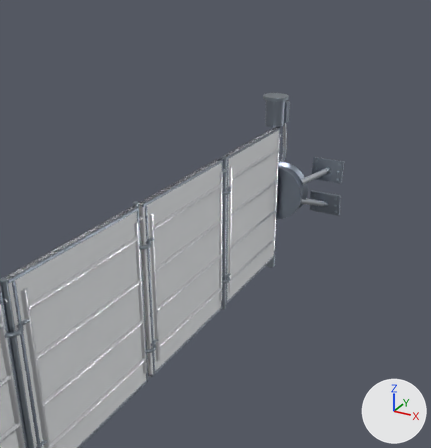
Renders of the glTF model assets-src/ship-modules/radiator-standard.glb from each side of a commit.
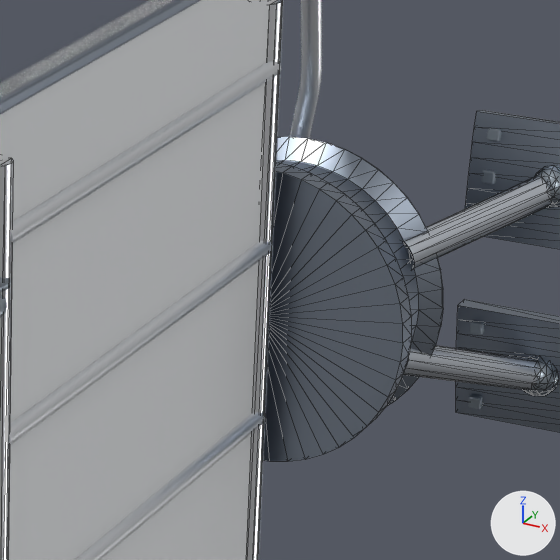
There are two pictures of each version: one whole from a camera (50 mm lens) standing at (4.81, -11.95, 4.68) and looking at (-1.09, -1.22, -0.68), one close up on the part from 53% to 76% of the width and 31% to 53% of the height. The axes (+X, +Y, +Z) are drawn at lower right. The lights are the same throughout. The first two pictures are the older version. The close-ups show mesh edges as thin lines. Where no turn or scale is listed for an object, it has been applied to the vertices. Vertices at exactly the same position are counted once.

In view in the first close-up: 'fluid_joint_feeds', 'hull_saddle:0', 'hull_saddle:1', 'mount_leg:0', 'mount_leg:1', 'mount_leg_foot:1', 'mount_pedestal', 'panel:0', 'radiator_frame:0', 'radiator_headers:0', 'radiator_pipes:0' and 4 more.
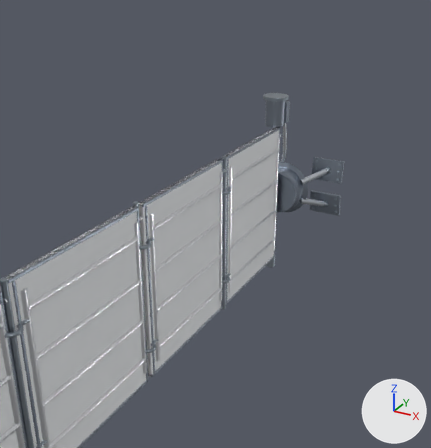
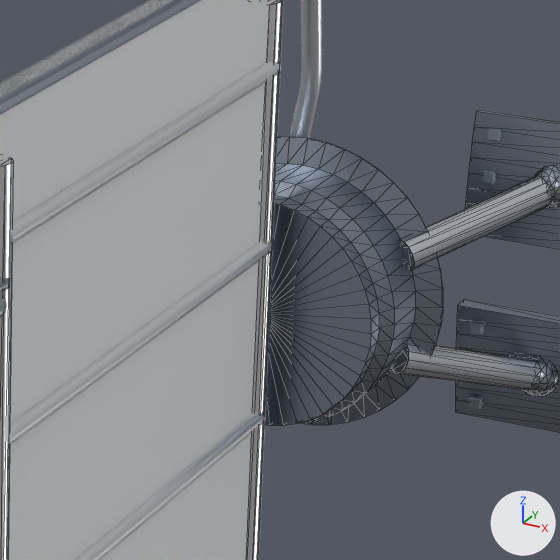
What changed in the scene script:
```text
Change me_mount_pedestal:
    used by ob_mount_pedestal; location = (0.0, 0.0, 0.0)
    remove me_mount_pedestal.from_pydata(...)  # 290 vertices, 576 faces; spans x -0.6..0.6, y -0.47..0.0, z -0.6..0.6
    add me_mount_pedestal.from_pydata(...)  # 290 vertices, 576 faces; spans x -0.6..0.6, y -0.44..0.0, z -0.6..0.6
    me_mount_pedestal part 1: 193 of 290 vertices moved; they spanned x -0.6..0.6, y -0.47..-0.1, z -0.6..0.6 and now span x -0.5..0.5, y -0.44..-0.08, z -0.5..0.5; mean shift (0.0, 0.018, 0.0); largest move (0.554, -0.47, 0.23) -> (0.425, -0.44, 0.176)
```

What differs and where, as boxes (x1, y1, x2, y2) in the close-ups (560 x 560 px):
'mount_pedestal', reshaped
    before: (264, 137, 443, 461)
    after: (265, 137, 443, 425)
